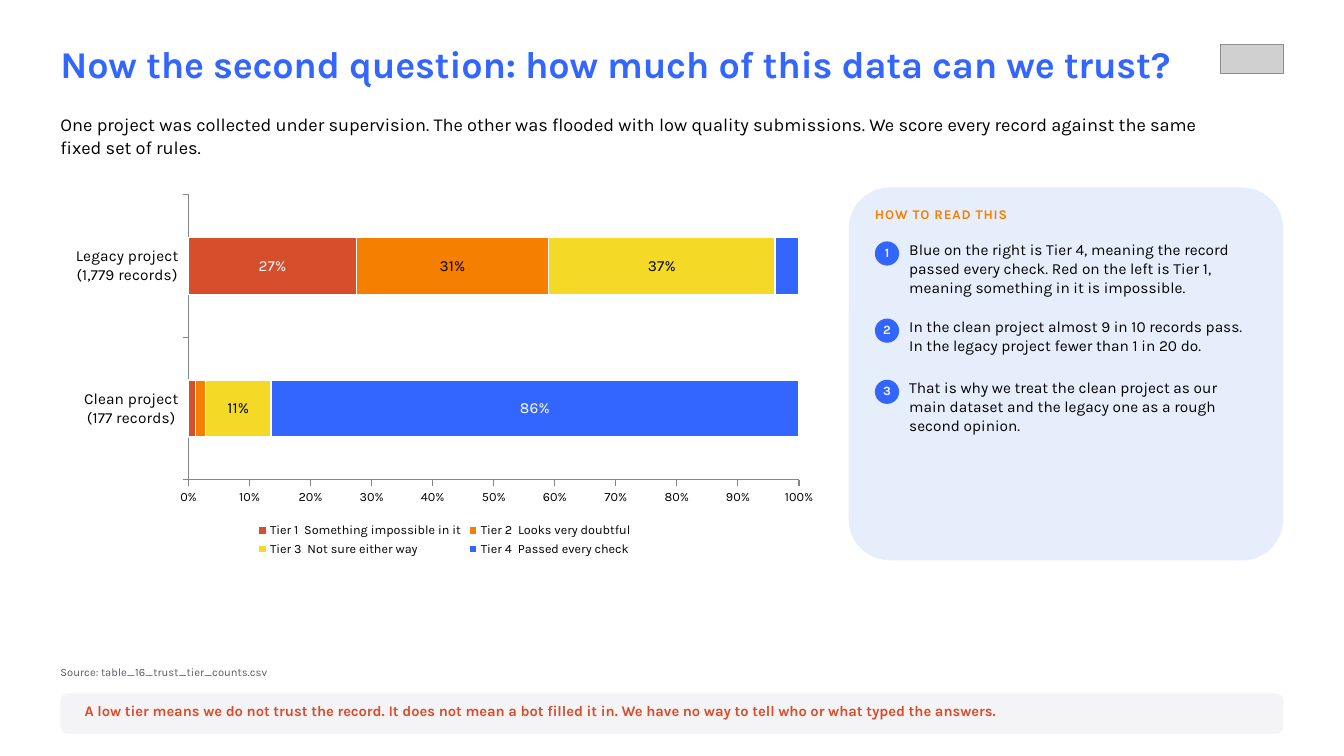
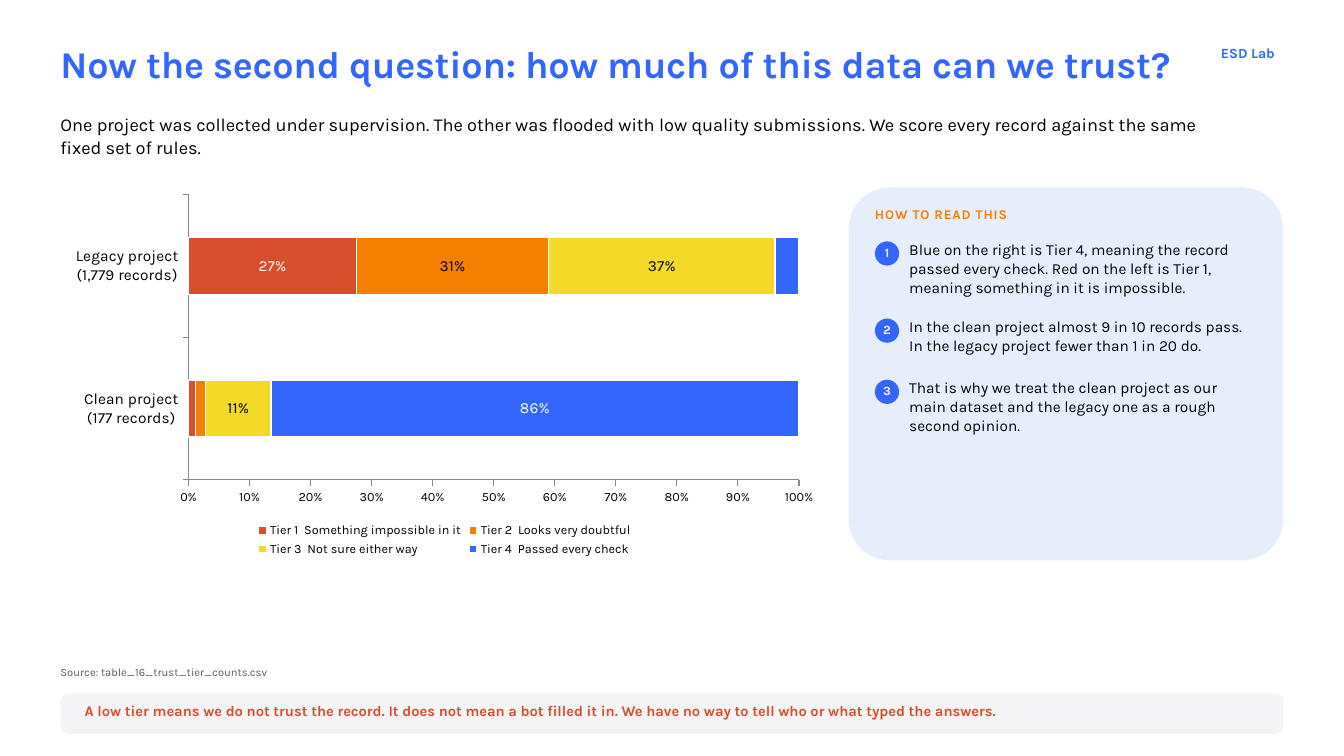
Before and after one commit to namo507/esd-redcap-metadata-watcher, a slide deck: slide 7 of projects/caregiver-cluster-analysis/ESD_Caregiver_Findings_Plain_Language.pptx. Drawn at 1344x756 pixels with LibreOffice and Linux fonts; fonts in the diff are those of the drawing; grey boxes stand for pictures. Boxes give left, top, right and bottom in pixels: in the first picture for what was removed or moved away, otherwise in the second. Text is boxed around its words. In the diff, an @@ line names an element or a change of style, - is before the commit and + after.

```diff
--- a/projects/caregiver-cluster-analysis/ESD_Caregiver_Findings_Plain_Language.pptx
+++ b/projects/caregiver-cluster-analysis/ESD_Caregiver_Findings_Plain_Language.pptx
@@ picture removed at <box>1221,44,1284,74</box> @@
@@ text added at <box>1221,48,1275,58</box>, 10 pt, text #3366FF, bold @@
+ESD Lab
```
Also in this commit, not shown: 9 other slides changed, 36 other files.
